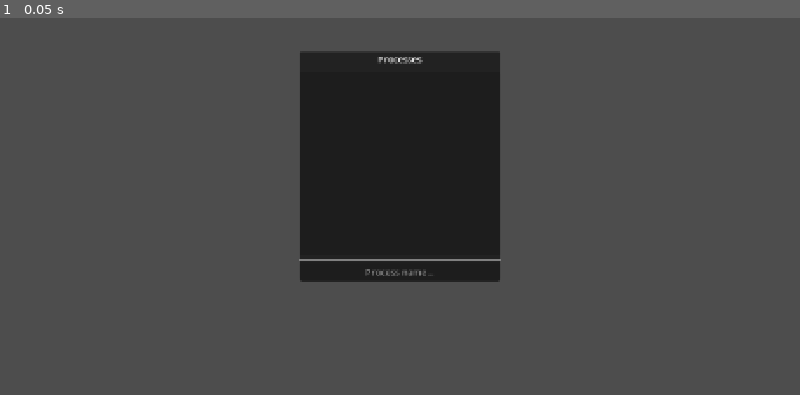
Above: before the commit, frame 1.
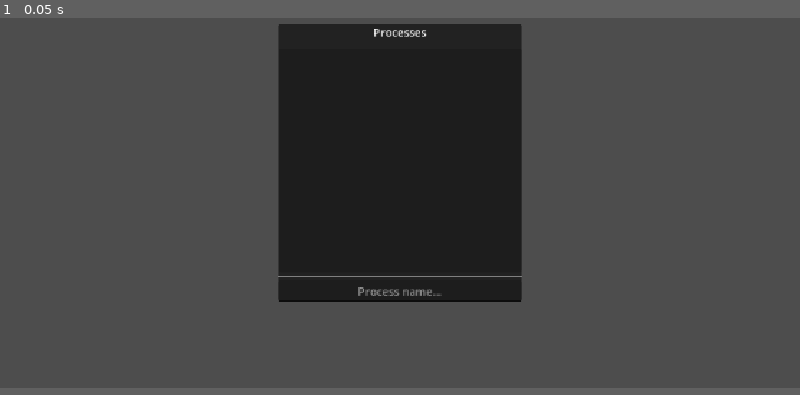
Above: after the commit, the same moment.

Repository: suidpit/freat
Game: Godot game, scene res://scenes/main.tscn
The game is run twice, just before and just after one commit, with the same random seed, the same clock (stepped at 60 frames per second) and the same inputs.
Inputs:
- Up to frame 1 (0.05 s): no input
In our replay, the window is 800x457 before the commit and 800x450 after it. These sizes can differ from the game's own. Grey fills any space a smaller window leaves; there, only what the larger window draws over its background counts as a difference.

The runs differ from the first frame. In frame 1, 7.3% of the frame differs, in the area x 34-66%, y 1-76%.

Commit message:
list-process now refreshes every N seconds

Diff:
--- a/client-godot/project.godot
+++ b/client-godot/project.godot
@@ -25,11 +25,9 @@
 
 [display]
 
-window/size/viewport_width=1400
-window/size/viewport_height=800
+window/size/mode=2
 window/stretch/mode="canvas_items"
 window/stretch/aspect="expand"
-window/dpi/allow_hidpi=false
 
 [rendering]
 
--- a/client-godot/scripts/main.gd
+++ b/client-godot/scripts/main.gd
@@ -18,6 +18,7 @@
 var is_scan = false
 var process_list_items: Array = []
 var write_target_address: String = ""
+var process_list_timer: Timer
 
 # Called when the node enters the scene tree for the first time.
 func _ready() -> void:
@@ -30,6 +31,12 @@
 	undo_scan_button.pressed.connect(_on_undo_scan_button_pressed)
 	search_process.text_changed.connect(_filter_process_list)
 	scan_type.item_selected.connect(_on_scan_type_selected)
+
+	process_list_timer = Timer.new()
+	process_list_timer.wait_time = 2.0
+	process_list_timer.one_shot = false
+	process_list_timer.timeout.connect(_on_process_list_timer_timeout)
+	add_child(process_list_timer)
 
 	hub.hide()
 	pick_process.show()
@@ -85,6 +92,10 @@
 	print("CONNECTED!")
 	connected = true
 	RPCManager.send_message({"command": "list-processes"})
+	process_list_timer.start()
+
+func _on_process_list_timer_timeout() -> void:
+	RPCManager.send_message({"command": "list-processes"})
 
 func _on_disconnected() -> void:
 	print("Disconnected from the WS.")
@@ -102,6 +113,7 @@
 			populate_process_list(payload)
 		"attach":
 			print("Successfully attached to %d!" % payload)
+			process_list_timer.stop()
 			pick_process.hide()
 			hub.show()
 		"current-scan-results":
@@ -117,10 +129,12 @@
 		"status":
 			if payload == "attached":
 				attached = true
+				process_list_timer.stop()
 				hub.show()
 				pick_process.hide()
 			else:
 				attached = false
+				process_list_timer.start()
 				hub.hide()
 				pick_process.show()
 
